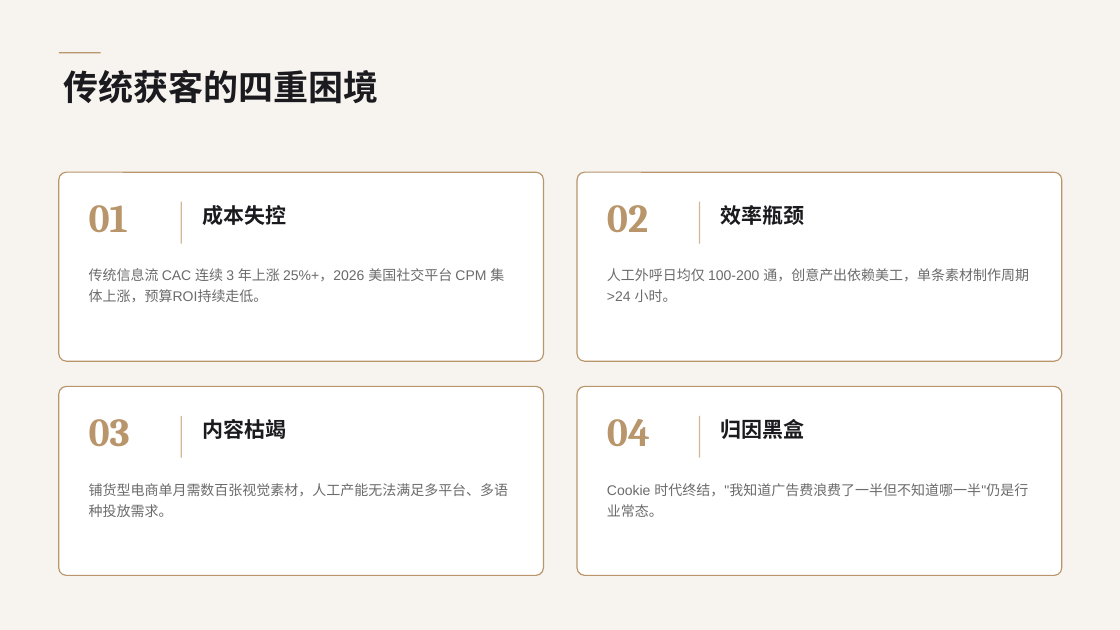
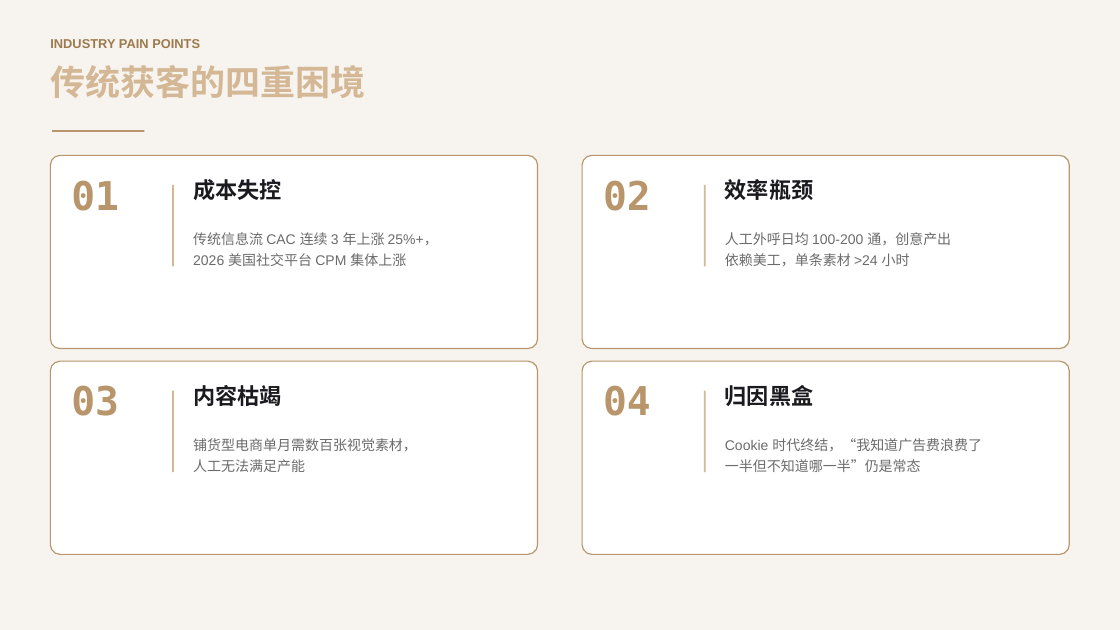
Before and after one commit to 43965555/wujie-ai, a slide deck: slide 2 of pitch/ai-marketing-2026.pptx. Drawn at 1120x630 pixels with LibreOffice and Linux fonts; fonts in the diff are those of the drawing. Boxes give left, top, right and bottom in pixels: in the first picture for what was removed or moved away, otherwise in the second. Text is boxed around its words. In the diff, an @@ line names an element or a change of style, - is before the commit and + after.

```diff
--- a/pitch/ai-marketing-2026.pptx
+++ b/pitch/ai-marketing-2026.pptx
@@ text added at (50,39,200,48), 11 pt, text #9C7A4E, bold @@
+INDUSTRY PAIN POINTS
@@ text "传统获客的四重困境": place and size @@
-text "传统获客的四重困境" at (63,70,378,104)
+text "传统获客的四重困境" at (50,65,365,98)
@@ text "传统获客的四重困境" at (50,65,365,98): text colour #1A1A1F to gradient #D4B896 to #9C7A4E @@
@@ rectangle: place and size @@
-rectangle at (59,52,101,54)
+rectangle at (52,130,145,132)
@@ rounded rectangle: place and size @@
-rounded rectangle at (59,172,544,361)
+rounded rectangle at (50,155,538,349)
@@ text "01": place and size @@
-text "01" at (89,205,128,232)
+text "01" at (71,180,119,211)
@@ text "成本失控": place and size @@
-text "成本失控" at (202,205,286,225)
+text "成本失控" at (193,179,281,200)
@@ rounded rectangle: place and size @@
-rounded rectangle at (577,172,1062,361)
+rounded rectangle at (582,155,1070,349)
@@ text "02": place and size @@
-text "02" at (607,205,648,232)
+text "02" at (603,180,651,211)
@@ text "效率瓶颈": place and size @@
-text "效率瓶颈" at (720,205,804,225)
+text "效率瓶颈" at (725,179,813,200)
@@ rectangle: place and size @@
-rectangle at (181,202,182,244)
+rectangle at (172,185,174,266)
@@ rectangle: place and size @@
-rectangle at (699,202,701,244)
+rectangle at (704,185,706,266)
@@ text at (193,232,438,266): text changed @@
-传统信息流 CAC 连续 3 年上涨 25%+，2026 美国社交平台 CPM 集体上涨，预算ROI持续走低。
+传统信息流 CAC 连续 3 年上涨 25%+，
+2026 美国社交平台 CPM 集体上涨
@@ text at (725,232,951,266): text changed @@
-人工外呼日均仅 100-200 通，创意产出依赖美工，单条素材制作周期 >24 小时。
+人工外呼日均 100-200 通，创意产出
+依赖美工，单条素材 >24 小时
@@ proportions changed in 4 elements at (582,155,1070,349), (50,155,538,349), (582,361,1070,555), (50,361,538,555) @@
@@ rounded rectangle: place and size @@
-rounded rectangle at (59,386,544,576)
+rounded rectangle at (50,361,538,555)
@@ font Cambria to DejaVu Sans Mono in 4 elements at (603,180,651,211), (71,180,119,211), (603,385,651,416), (71,385,119,416) @@
@@ text "03": place and size @@
-text "03" at (89,419,130,447)
+text "03" at (71,385,119,416)
@@ text "内容枯竭": place and size @@
-text "内容枯竭" at (202,419,286,439)
+text "内容枯竭" at (193,385,281,406)
@@ rounded rectangle: place and size @@
-rounded rectangle at (577,386,1062,576)
+rounded rectangle at (582,361,1070,555)
@@ text "04": place and size @@
-text "04" at (607,419,650,446)
+text "04" at (603,385,651,416)
@@ size 18 to 19 pt; vertical alignment middle to top in 4 elements at (193,179,281,200), (725,179,813,200), (193,385,281,406), (725,385,813,406) @@
@@ text "归因黑盒": place and size @@
-text "归因黑盒" at (720,419,804,439)
+text "归因黑盒" at (725,385,813,406)
@@ rectangle: place and size @@
-rectangle at (181,416,182,458)
+rectangle at (172,391,174,472)
@@ rectangle: place and size @@
-rectangle at (699,416,701,458)
+rectangle at (704,391,706,472)
@@ text at (193,438,417,472): text changed @@
-铺货型电商单月需数百张视觉素材，人工产能无法满足多平台、多语种投放需求。
+铺货型电商单月需数百张视觉素材，
+人工无法满足产能
@@ text at (725,438,982,472): text changed @@
-Cookie 时代终结，"我知道广告费浪费了一半但不知道哪一半"仍是行业常态。
+Cookie 时代终结，“我知道广告费浪费了
+一半但不知道哪一半”仍是常态
```
Also in this commit, not shown: 12 other slides changed.
